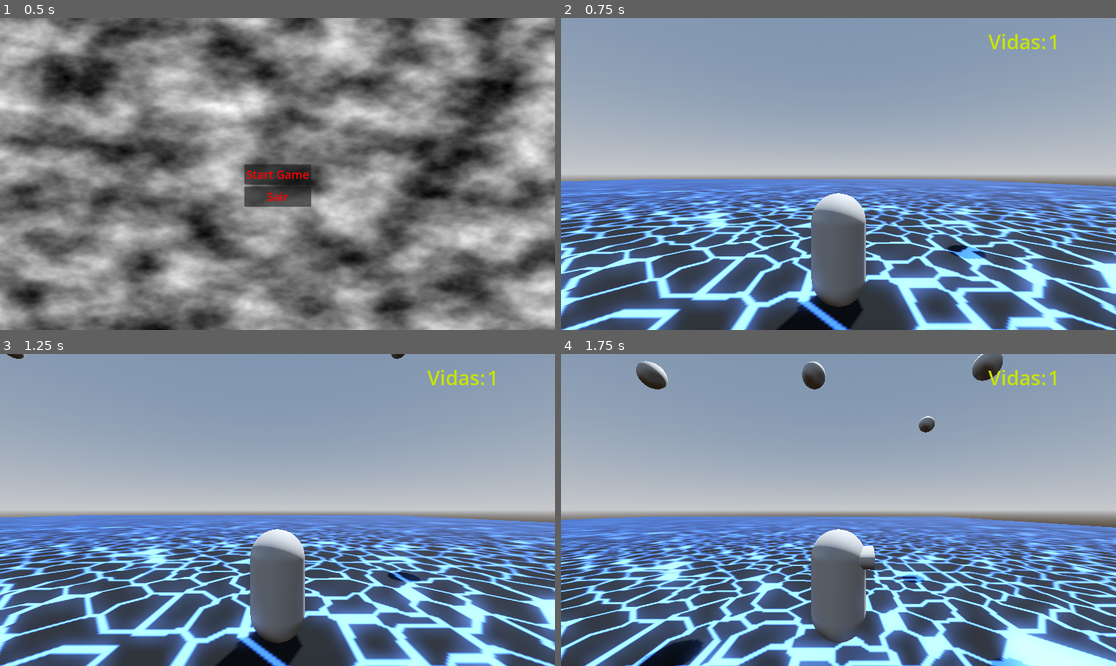
Above: before the commit, frames 1-4 (two rows, left to right).
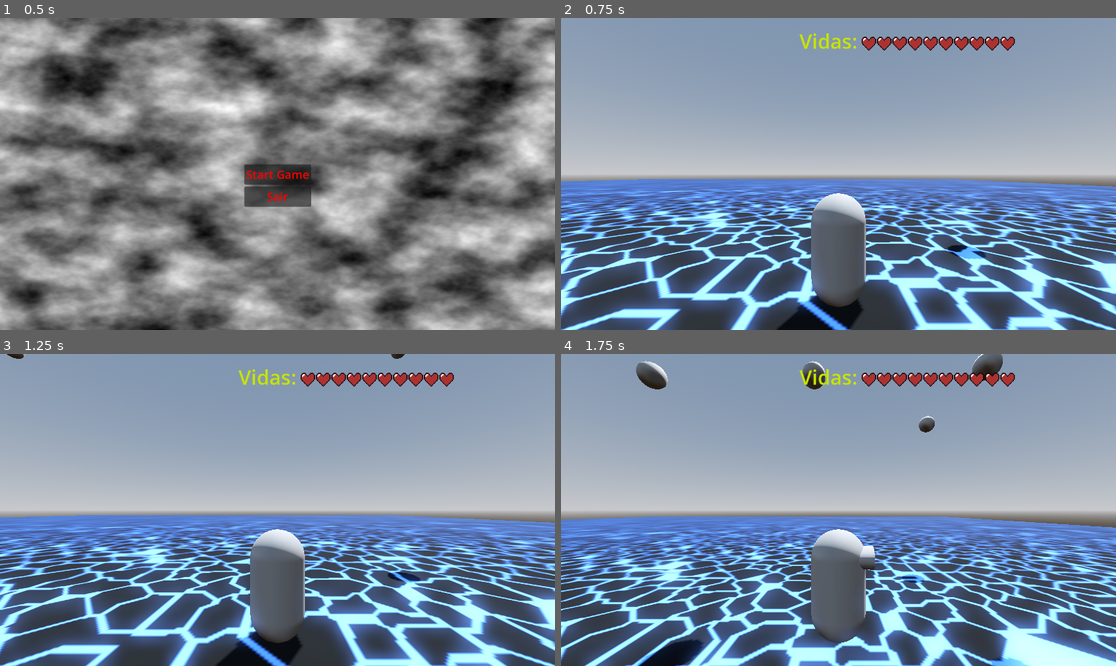
Above: after the commit, the same moments.

Repository: Kelvysb/Godot_UI_Class
Game: Godot game, scene res://MenuInicial.tscn
Two runs of this game, one before a commit and one after it. Both use one fixed random seed, a clock stepped at 60 frames per second and the inputs below.
Inputs (mouse positions are in pixels of both pictures, inside the frame that each line leads up to):
- Up to frame 1 (0.5 s): no input
- Up to frame 2 (0.75 s): click "Start Game" at 0.5 s
- Up to frame 3 (1.25 s): no input
- Up to frame 4 (1.75 s): move the mouse to (960, 494) at 1.27 s; hold D (right) from 1.28 s (still down); click (960, 494) at 1.42 s; tap Space (jump) at 1.52 s

Frame 1 is identical in both runs. In frame 2, 1.2% of the frame differs, in the area x 42-90%, y 4-11%; in frame 3, 1.2%; in frame 4, 1.2%.

Commit message:
add gray heart

Diff:
--- a/UIClass/HUD.gd
+++ b/UIClass/HUD.gd
@@ -2,6 +2,12 @@
 class_name HUD
 
 @onready var vidas = $HFlowContainer/Vidas
+@onready var hpMax = 10
+@onready var hp_1 = $Hp1
+
+func _ready():
+	vidas.max_value = hpMax
 
 func set_vidas(quantidade : int):
-	vidas.text = str(quantidade)
+	vidas.value = quantidade
+	hp_1.size.x = 32 * quantidade
--- a/UIClass/HUD.tscn
+++ b/UIClass/HUD.tscn
@@ -1,7 +1,9 @@
-[gd_scene load_steps=3 format=3 uid="uid://t6brusksr12q"]
+[gd_scene load_steps=5 format=3 uid="uid://t6brusksr12q"]
 
 [ext_resource type="Script" path="res://HUD.gd" id="1_58x5k"]
 [ext_resource type="Theme" uid="uid://t0v0hguur8ik" path="res://TemaLabel.tres" id="2_l17tm"]
+[ext_resource type="Theme" uid="uid://c5qbxiev7puc0" path="res://tema_bar.tres" id="3_nyr6h"]
+[ext_resource type="Texture2D" uid="uid://cr87y3h7yvvs0" path="res://Heart.png" id="4_5cpq7"]
 
 [node name="HUD" type="Control"]
 layout_mode = 3
@@ -17,10 +19,10 @@
 anchors_preset = 1
 anchor_left = 1.0
 anchor_right = 1.0
-offset_left = -265.0
-offset_top = 20.0
-offset_right = -26.0
-offset_bottom = 62.0
+offset_left = -657.0
+offset_top = 19.0
+offset_right = -24.0
+offset_bottom = 80.0
 grow_horizontal = 0
 
 [node name="Label" type="Label" parent="HFlowContainer"]
@@ -28,7 +30,24 @@
 theme = ExtResource("2_l17tm")
 text = "Vidas:"
 
-[node name="Vidas" type="Label" parent="HFlowContainer"]
+[node name="Vidas" type="ProgressBar" parent="HFlowContainer"]
+visible = false
 layout_mode = 2
-theme = ExtResource("2_l17tm")
-text = "0"
+size_flags_horizontal = 3
+size_flags_vertical = 1
+theme = ExtResource("3_nyr6h")
+max_value = 10.0
+step = 1.0
+value = 10.0
+show_percentage = false
+
+[node name="Hp1" type="TextureRect" parent="."]
+layout_mode = 2
+offset_left = 623.0
+offset_top = 37.0
+offset_right = 1136.0
+offset_bottom = 71.0
+size_flags_horizontal = 3
+texture = ExtResource("4_5cpq7")
+expand_mode = 2
+stretch_mode = 1
--- a/UIClass/Player.gd
+++ b/UIClass/Player.gd
@@ -4,7 +4,8 @@
 @export var JUMP_VELOCITY = 4.5
 @export var MOUSE_SENSITIVITY = 0.05
 @export var TURN_SPEED = 10
-@export var vidas = 1
+@export var vidas = 10
+@export var hpMax = 10
 
 # Get the gravity from the project settings to be synced with RigidBody nodes.
 var gravity = ProjectSettings.get_setting("physics/3d/default_gravity")
@@ -14,6 +15,9 @@
 @onready var geometry = $Geometry
 @onready var menu_pausa = $MenuPausa
 @onready var hud = $HUD
+
+func _ready():
+	hud.hpMax = hpMax;
 
 func _input(event):
 	if event is InputEventMouseButton:
--- /dev/null
+++ b/UIClass/heartSprite.tscn
@@ -0,0 +1,8 @@
+[gd_scene load_steps=2 format=3 uid="uid://eul0d82rexm2"]
+
+[ext_resource type="Texture2D" uid="uid://cr87y3h7yvvs0" path="res://Heart.png" id="1_38y8e"]
+
+[node name="heartSprite" type="Sprite2D"]
+texture_repeat = 2
+position = Vector2(17, 17)
+texture = ExtResource("1_38y8e")
--- /dev/null
+++ b/UIClass/tema_bar.tres
@@ -0,0 +1,11 @@
+[gd_resource type="Theme" load_steps=3 format=3 uid="uid://c5qbxiev7puc0"]
+
+[sub_resource type="StyleBoxLine" id="StyleBoxLine_q3v0d"]
+color = Color(1, 0, 0, 1)
+
+[sub_resource type="StyleBoxFlat" id="StyleBoxFlat_vrept"]
+bg_color = Color(0.992157, 0.580392, 1, 1)
+
+[resource]
+ProgressBar/styles/background = SubResource("StyleBoxLine_q3v0d")
+ProgressBar/styles/fill = SubResource("StyleBoxFlat_vrept")
Binary file added: UIClass/Heart.png
Not shown, added: UIClass/Heart.png.import
Not shown, changed: Graphics/Heart.aseprite
Not shown, added: Graphics/Heart2.png
